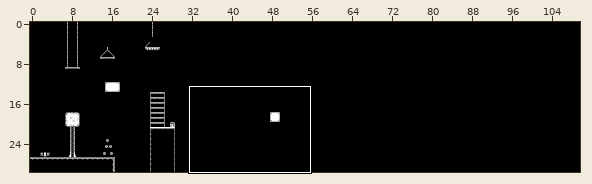
Level history. Tiled map: assets/tiled/baselevel.tmx. Above, an overview of the earlier version with the close-up marked.
Close-up. Before the commit:
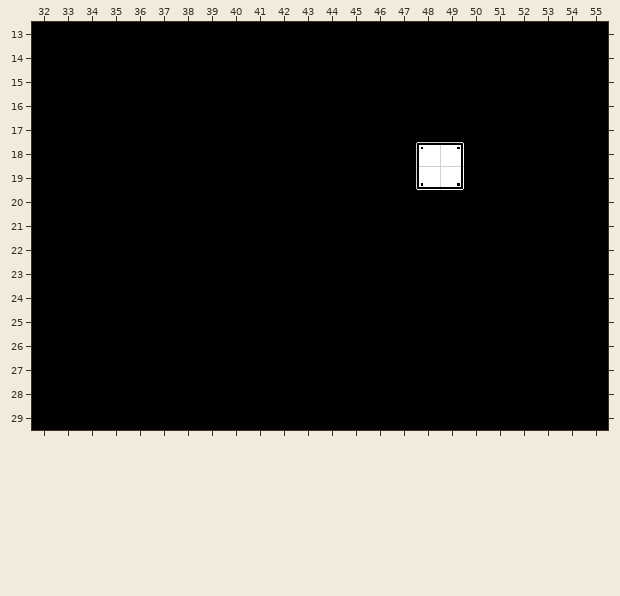
Cells are 16x16 px. Shown: x 32..55, y 13..29. The commit also changed other parts of the map, which this record leaves out.
New version:
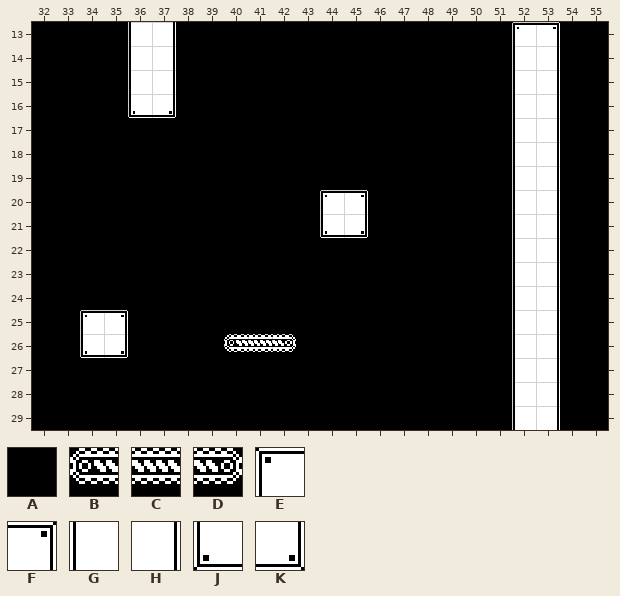
Key: from "MonochromeTileset": A 0, B 124, C 125, D 126, E 354, F 356, G 374, H 376, J 394, K 396.
_ is an empty cell, . an unchanged one.
From old to new:
--- layer "BaseLayer"
@@ x 34..53 @@
-13 ..AA..............AA
-14 ..AA..............AA
-15 ..AA..............AA
-16 ..AA..............AA
-17 ..................AA
-18 ..............EF..AA
-19 ..............JK..AA
-20 ..........AA......AA
-21 ..........AA......AA
-22 ..................AA
-23 ..................AA
-24 ..................AA
-25 AA................AA
-26 AA....AAA.........AA
-27 ..................AA
-28 ..................AA
-29 ..................AA
+13 ..GH..............EF
+14 ..GH..............GH
+15 ..GH..............GH
+16 ..JK..............GH
+17 ..................GH
+18 ..............AA..GH
+19 ..............AA..GH
+20 ..........EF......GH
+21 ..........JK......GH
+22 ..................GH
+23 ..................GH
+24 ..................GH
+25 EF................GH
+26 JK....BCD.........GH
+27 ..................GH
+28 ..................GH
+29 ..................GH
Boxes around the changes in both close-ups, in picture pixels (x1, y1, x2, y2):
changed: (128, 22, 176, 118)
changed: (512, 22, 560, 430)
changed: (416, 142, 464, 190)
changed: (320, 190, 368, 238)
changed: (80, 310, 128, 358)
changed: (224, 334, 296, 352)
